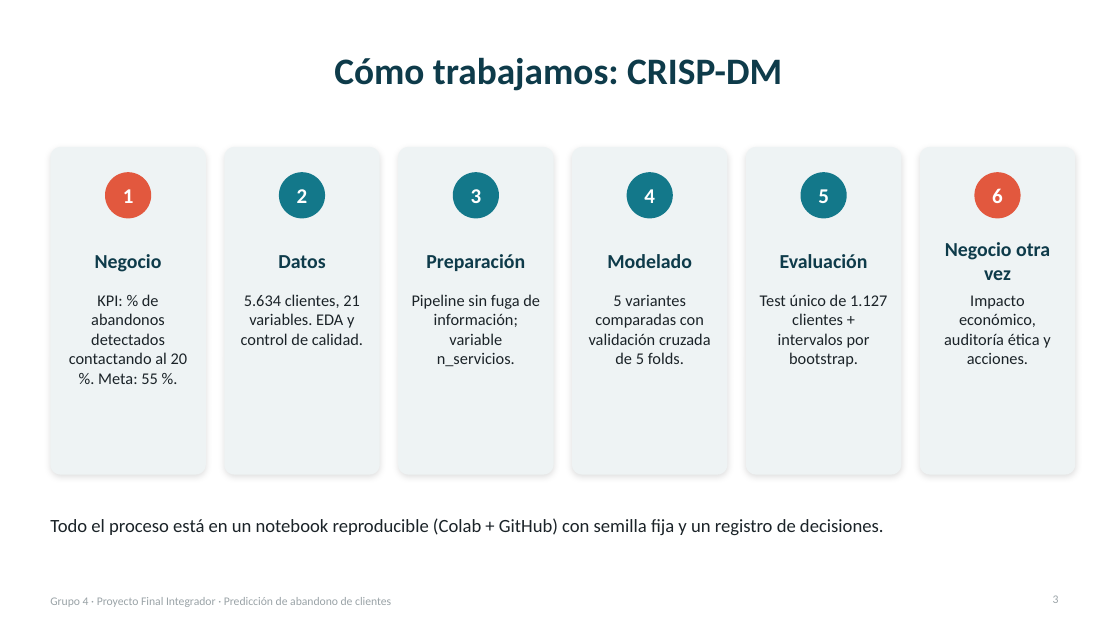
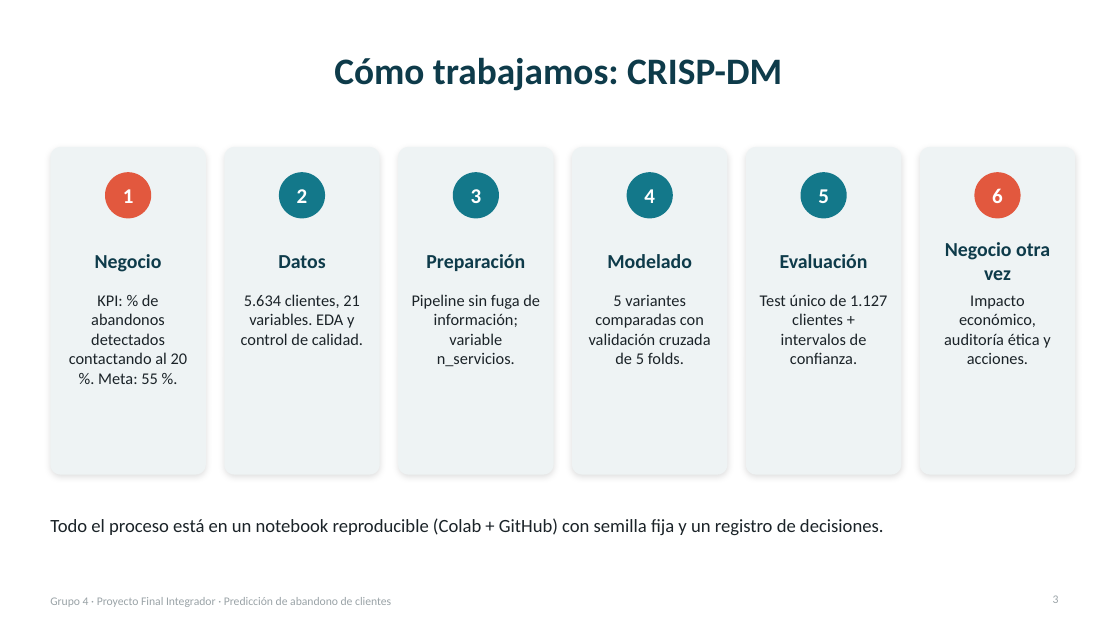
Before and after one commit to jgrozo660/Proyecto-Final-AnalisisDeDatos-UTN, a slide deck: slide 3 of docs/Presentacion_Final_Proyecto_Integrador.pptx. Drawn at 1120x630 pixels with LibreOffice and Linux fonts; fonts in the diff are those of the drawing. Boxes give left, top, right and bottom in pixels: in the first picture for what was removed or moved away, otherwise in the second. Text is boxed around its words. In the diff, an @@ line names an element or a change of style, - is before the commit and + after.

Commit message:
Simplifica la terminología: sin Brier, lift ni ablaciones; intervalos de confianza y validación cruzada en lenguaje llano

```diff
--- a/docs/Presentacion_Final_Proyecto_Integrador.pptx
+++ b/docs/Presentacion_Final_Proyecto_Integrador.pptx
@@ text at [760,294,887,364]: text changed @@
-Test único de 1.127 clientes + intervalos por bootstrap.
+Test único de 1.127 clientes + intervalos de confianza.
```
Also in this commit, not shown: 1 other slide changed, 9 other files.
